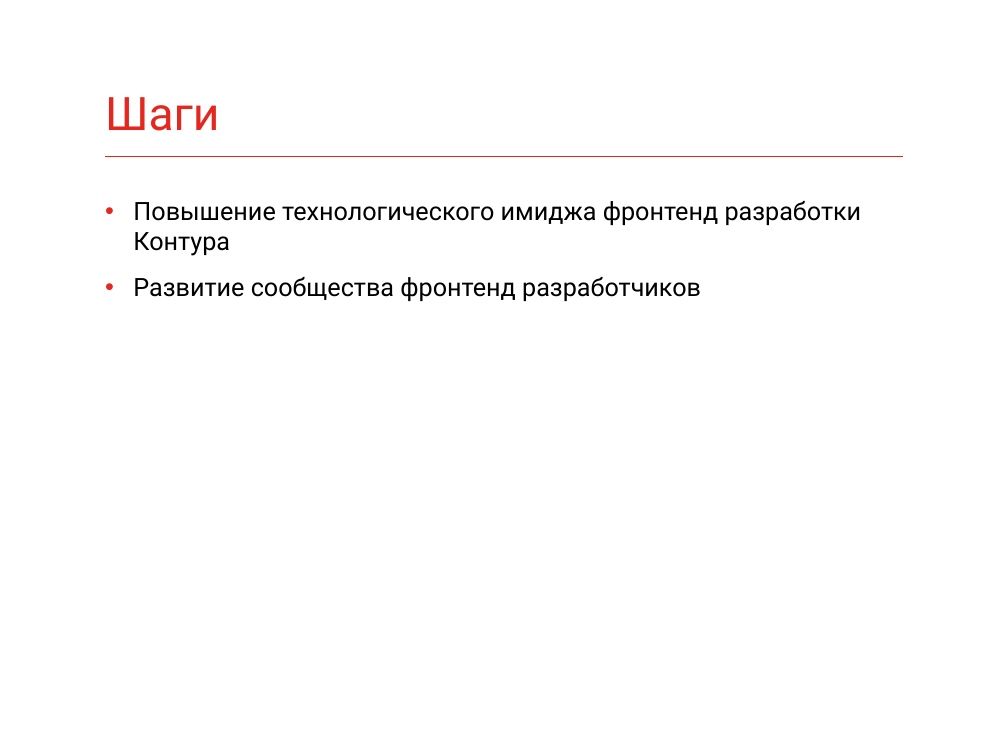
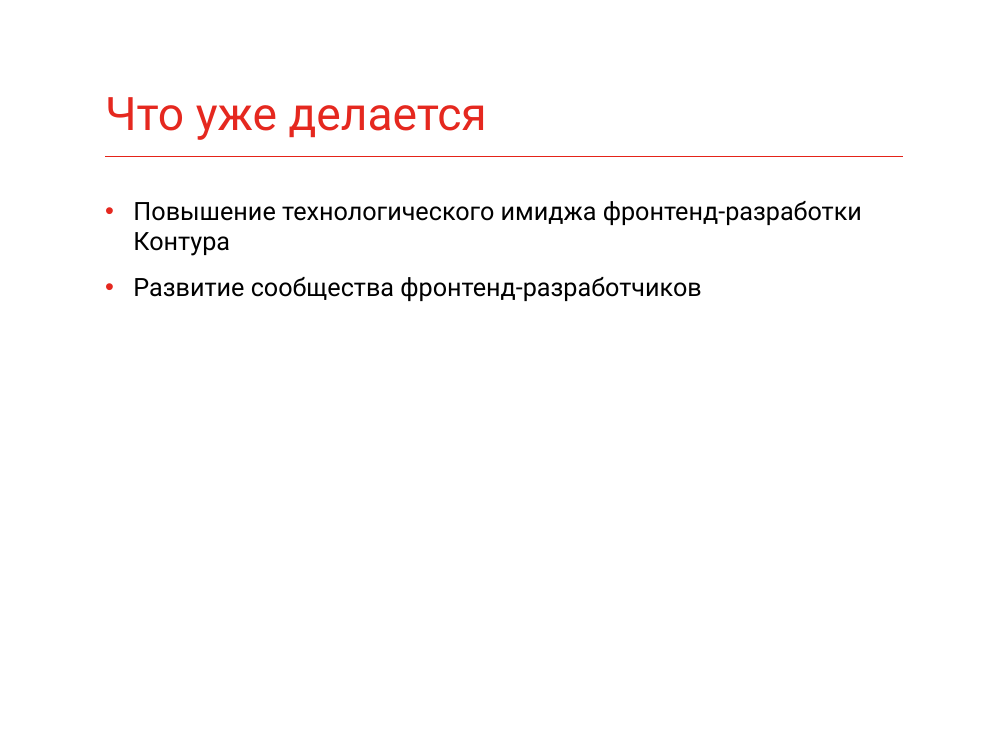
Before and after one commit to fmx1k/konfur-summer-2017-slides, a slide deck: slide 22 of Slides/Backend vs Frontend.pptx (slide 20 before the commit). Drawn at 1008x756 pixels with LibreOffice and Linux fonts; fonts in the diff are those of the drawing. Boxes give left, top, right and bottom in pixels: in the first picture for what was removed or moved away, otherwise in the second. Text is boxed around its words. In the diff, an @@ line names an element or a change of style, - is before the commit and + after.

```diff
--- a/Slides/Backend vs Frontend.pptx
+++ b/Slides/Backend vs Frontend.pptx
@@ title at bbox=[105, 97, 487, 140]: text changed @@
-Шаги
+Что уже делается
@@ text at bbox=[133, 201, 862, 301]: text changed @@
-• Повышение технологического имиджа фронтенд разработки Контура
-• Развитие сообщества фронтенд разработчиков
+• Повышение технологического имиджа фронтенд-разработки Контура
+• Развитие сообщества фронтенд-разработчиков
```
Also in this commit, not shown: 8 other slides changed, 2 slides added, 5 other files.
